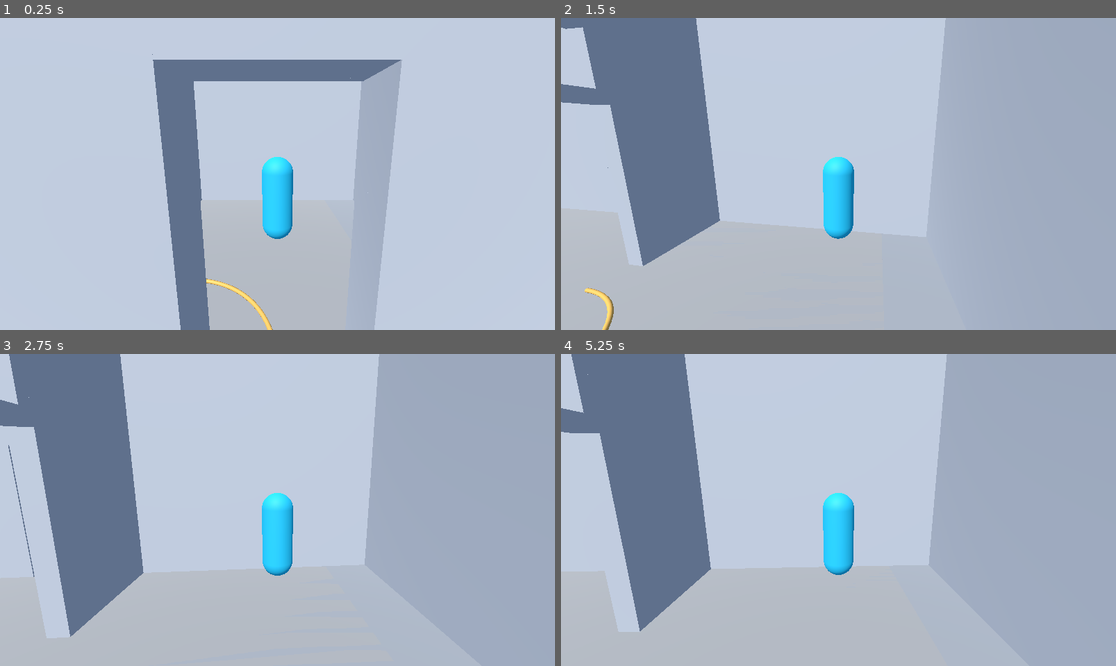
Above: before the commit, frames 1-4 (two rows, left to right).
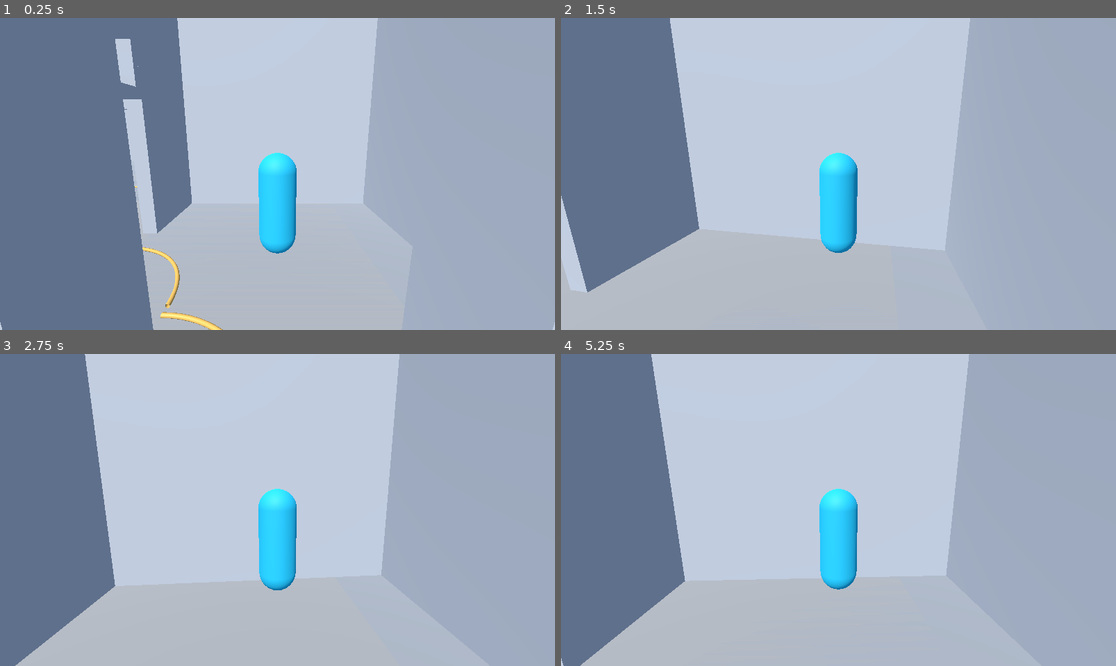
Above: after the commit, the same moments.

Repository: evanqjones/Comp440Project3
Game: Godot game, scene res://scenes/school_blockout_preview.tscn
The game is run twice, just before and just after one commit, with the same random seed, the same clock (stepped at 60 frames per second) and the same inputs.
Inputs (mouse positions are in pixels of both pictures, inside the frame that each line leads up to):
- Up to frame 1 (0.25 s): no input
- Up to frame 2 (1.5 s): tap Enter at 0.5 s; move the mouse to (866, 174) at 0.52 s; hold W from 0.53 s (still down); move the mouse to (810, 174) at 1.27 s
- Up to frame 3 (2.75 s): keep holding W; move the mouse to (288, 503) at 2.02 s
- Up to frame 4 (5.25 s): keep holding W; move the mouse to (832, 516) at 2.77 s; move the mouse to (877, 513) at 3.52 s; move the mouse to (794, 506) at 4.27 s; move the mouse to (844, 510) at 5.02 s

The runs differ from the first frame. In frame 1, 64% of the frame differs, in the area x 0-100%, y 0-100%; in frame 2, 14%; in frame 3, 15%; in frame 4, 16%.

Commit message:
Move preview camera closer

Diff:
--- a/scenes/school_blockout_preview.tscn
+++ b/scenes/school_blockout_preview.tscn
@@ -17,6 +17,7 @@
 
 [node name="PlayerPlaceholder" parent="." instance=ExtResource("2_player")]
 scale = Vector3(0.8, 0.8, 0.8)
+camera_distance = 3.5
 
 [node name="WorldEnvironment" type="WorldEnvironment" parent="."]
 environment = SubResource("Environment_preview")
Not shown, changed: GODOT_SCHOOL_PREVIEW.md
Not shown, changed: WORK_LOG.md
